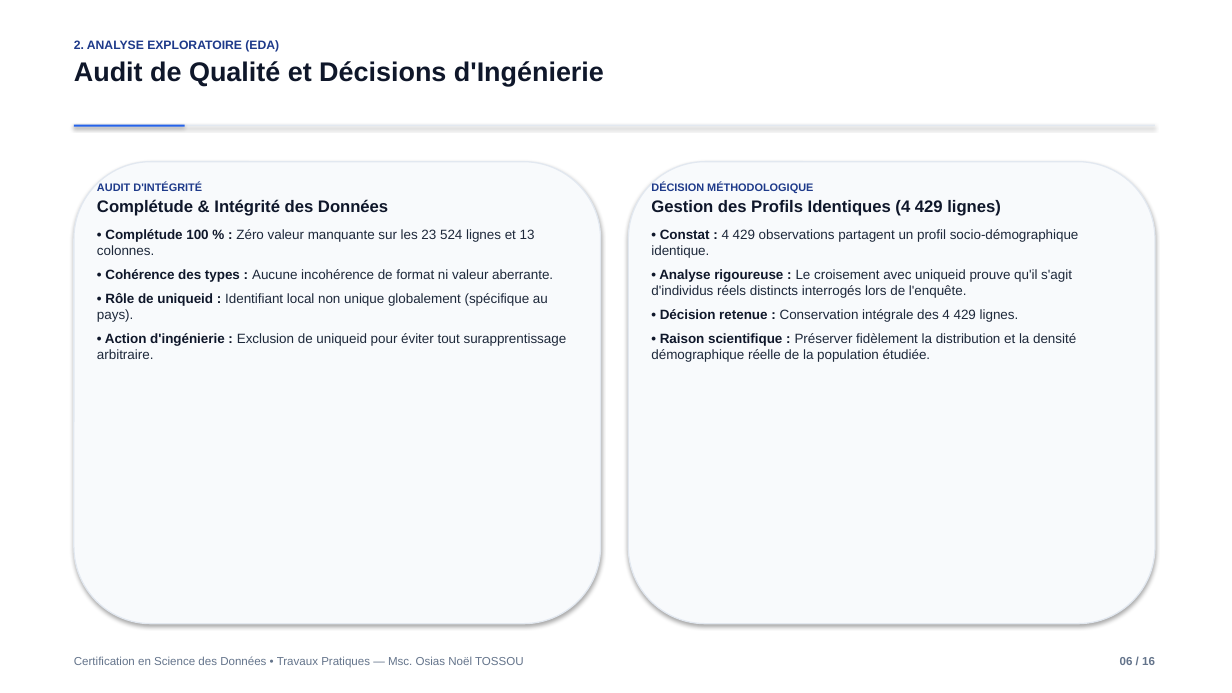
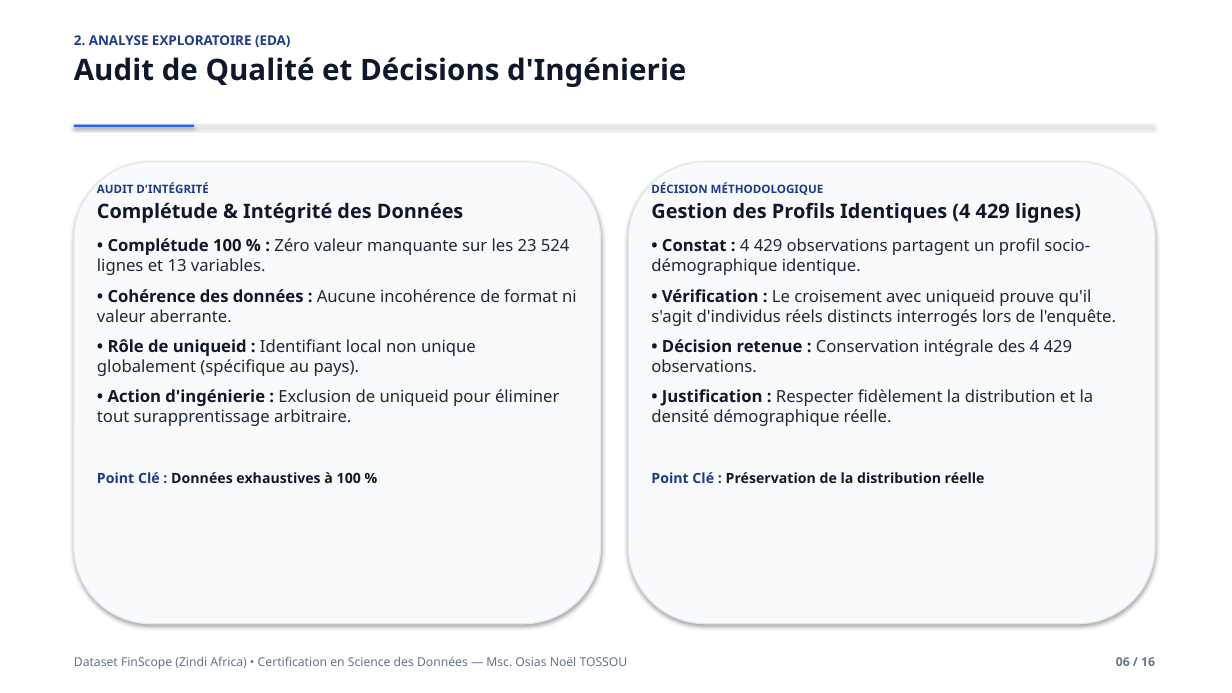
Before and after one commit to OLOUNLAD/Financial-inclusion-africa, a slide deck: slide 6 of Presentation_Soutenance.pptx. Drawn at 1232x693 pixels with LibreOffice and Linux fonts; fonts in the diff are those of the drawing. Boxes give left, top, right and bottom in pixels: in the first picture for what was removed or moved away, otherwise in the second. Text is boxed around its words. In the diff, an @@ line names an element or a change of style, - is before the commit and + after.

Commit message:
Redesign defense slides: highlight FinScope dataset, enlarge typography to 13pt, and balance card proportions

```diff
--- a/Presentation_Soutenance.pptx
+++ b/Presentation_Soutenance.pptx
@@ text "2. ANALYSE EXPLORATOIRE (EDA)" at (x1=74, y1=35, x2=686, y2=87): size 9.5 to 10.5 pt in "2. ANALYSE EXPLORATOIRE (EDA)"; font Arial to Noto Sans; size 21 to 23 pt in "Audit de Qualité et Décisions d'Ingénierie" @@
@@ rectangle resized from (x1=74, y1=125, x2=185, y2=127) to (x1=74, y1=125, x2=194, y2=128) @@
@@ text at (x1=97, y1=182, x2=476, y2=376): size 8.5 to 9 pt in "AUDIT D'INTÉGRITÉ"; font Arial to Noto Sans in "AUDIT D'INTÉGRITÉ", "Complétude & Intégrité des Données", "• Rôle de uniqueid : Identifiant local ..."; size 13 to 15.5 pt in "Complétude & Intégrité des Données"; size 10.5 to 13 pt in "• Rôle de uniqueid : Identifiant local ..."; more space between paragraphs @@
@@ text at (x1=651, y1=182, x2=1090, y2=275): size 8.5 to 9 pt in "DÉCISION MÉTHODOLOGIQUE"; font Arial to Noto Sans in "DÉCISION MÉTHODOLOGIQUE", "Gestion des Profils Identiques (4 429 lignes)", "• Constat : 4 429 observations partagent ..."; size 13 to 15.5 pt in "Gestion des Profils Identiques (4 429 lignes)"; size 10.5 to 13 pt in "• Constat : 4 429 observations partagent ..."; more space between paragraphs @@
@@ text at (x1=97, y1=238, x2=577, y2=323): text changed; size 10.5 to 13 pt; font Arial to Noto Sans @@
-• Complétude 100 % : Zéro valeur manquante sur les 23 524 lignes et 13 colonnes.
-• Cohérence des types : Aucune incohérence de format ni valeur aberrante.
+• Complétude 100 % : Zéro valeur manquante sur les 23 524 lignes et 13 variables.
+• Cohérence des données : Aucune incohérence de format ni valeur aberrante.
@@ text at (x1=651, y1=289, x2=1117, y2=483): text changed; size 10.5 to 13 pt; font Arial to Noto Sans @@
-• Analyse rigoureuse : Le croisement avec uniqueid prouve qu'il s'agit d'individus réels distincts interrogés lors de l'enquête.
-• Décision retenue : Conservation intégrale des 4 429 lignes.
-• Raison scientifique : Préserver fidèlement la distribution et la densité démographique réelle de la population étudiée.
+• Vérification : Le croisement avec uniqueid prouve qu'il s'agit d'individus réels distincts interrogés lors de l'enquête.
+• Décision retenue : Conservation intégrale des 4 429 observations.
+• Justification : Respecter fidèlement la distribution et la densité démographique réelle.
+Point Clé : Préservation de la distribution réelle
@@ text at (x1=97, y1=389, x2=559, y2=483): text changed; size 10.5 to 13 pt; font Arial to Noto Sans @@
-• Action d'ingénierie : Exclusion de uniqueid pour éviter tout surapprentissage arbitraire.
+• Action d'ingénierie : Exclusion de uniqueid pour éliminer tout surapprentissage arbitraire.
+Point Clé : Données exhaustives à 100 %
@@ text at (x1=74, y1=656, x2=628, y2=669): text changed; size 9 to 9.5 pt; font Arial to Noto Sans @@
-Certification en Science des Données • Travaux Pratiques — Msc. Osias Noël TOSSOU
+Dataset FinScope (Zindi Africa) • Certification en Science des Données — Msc. Osias Noël TOSSOU
@@ text "06 / 16" at (x1=1116, y1=657, x2=1155, y2=666): size 9 to 9.5 pt, font Arial to Noto Sans @@
```
Also in this commit, not shown: 15 other slides changed, 2 other files.
